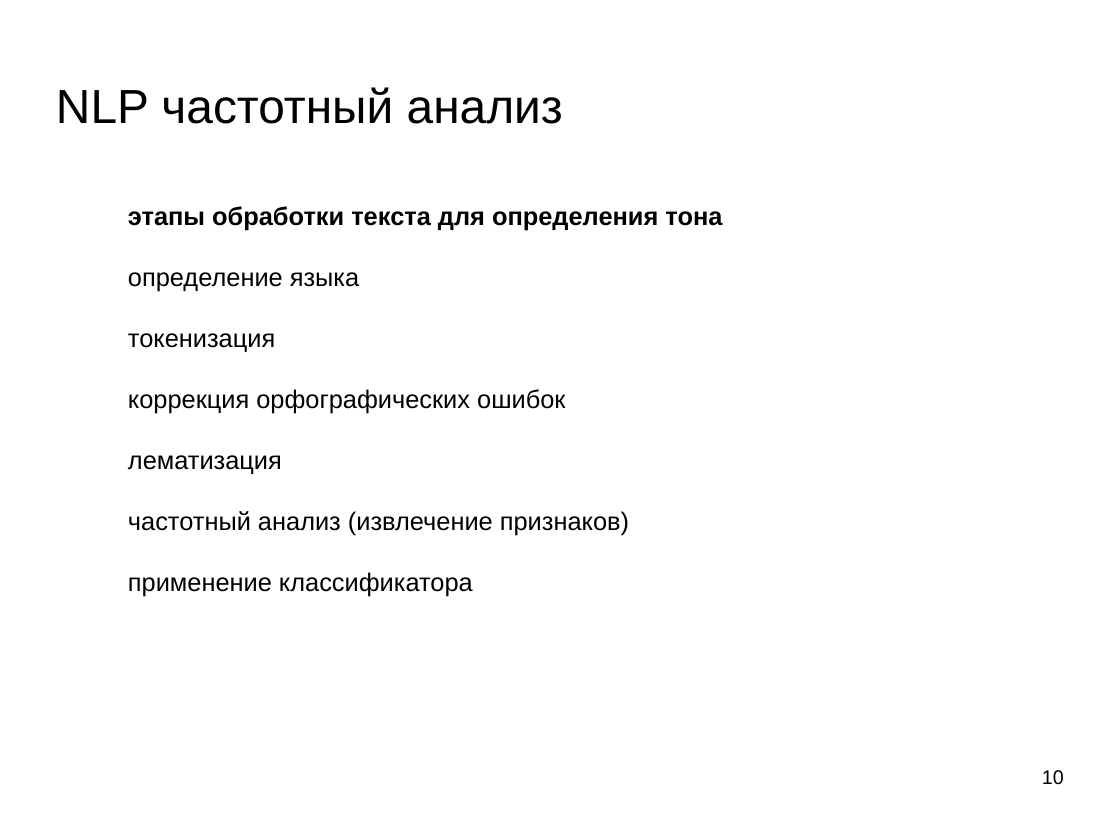
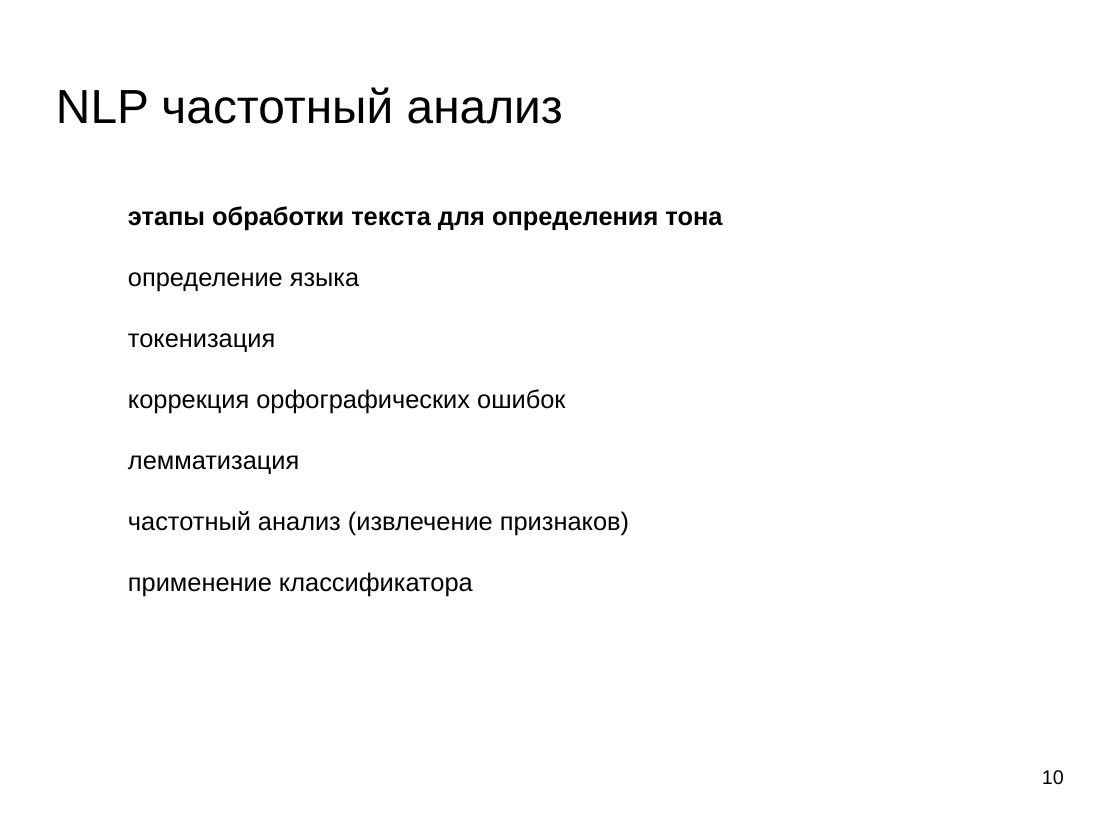
Before and after one commit to mechanoid5/ml_nlp_2022, a slide deck: slide 10 of 01-intro.odp. Drawn at 1120x840 pixels with LibreOffice and Linux fonts; fonts in the diff are those of the drawing; background and template pictures are left out. Boxes give left, top, right and bottom in pixels: in the first picture for what was removed or moved away, otherwise in the second. Text is boxed around its words. In the diff, an @@ line names an element or a change of style, - is before the commit and + after.

```diff
--- a/01-intro.odp
+++ b/01-intro.odp
@@ text at (128, 455, 299, 474): text changed @@
-лематизация
+лемматизация
```
Also in this commit, not shown: 3 other slides changed, 6 other files.
